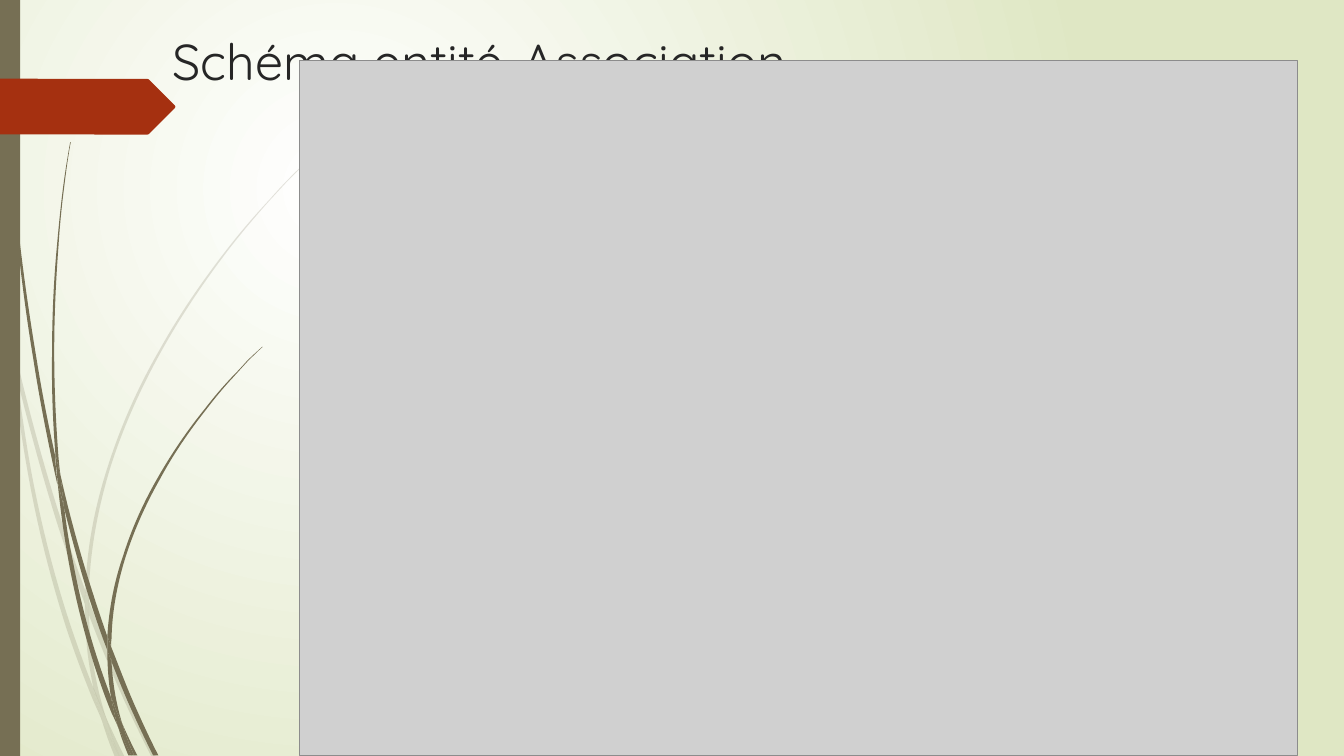
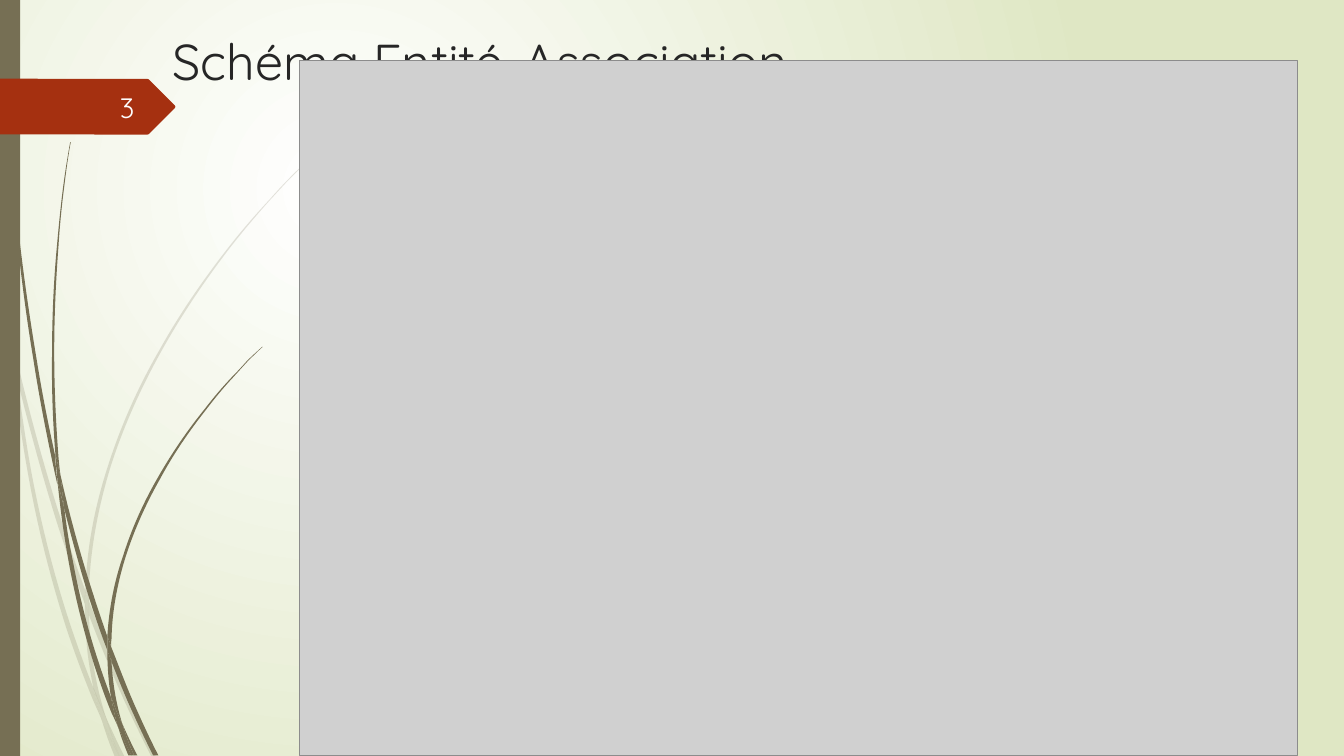
Before and after one commit to LeVraiGG/bdrModsManager, a slide deck: slide 4 of src/main/presentation_projet_bdr.pptx. Drawn at 1344x756 pixels with LibreOffice and Linux fonts; fonts in the diff are those of the drawing; grey boxes stand for pictures. Boxes give left, top, right and bottom in pixels: in the first picture for what was removed or moved away, otherwise in the second. Text is boxed around its words. In the diff, an @@ line names an element or a change of style, - is before the commit and + after.

```diff
--- a/src/main/presentation_projet_bdr.pptx
+++ b/src/main/presentation_projet_bdr.pptx
@@ title at box(172, 28, 787, 94): text changed @@
-Schéma entité-Association
+Schéma Entité-Association
@@ text added at box(120, 98, 135, 119), 20 pt, text #FEFFFF @@
+3
```
Also in this commit, not shown: 9 other slides changed.
